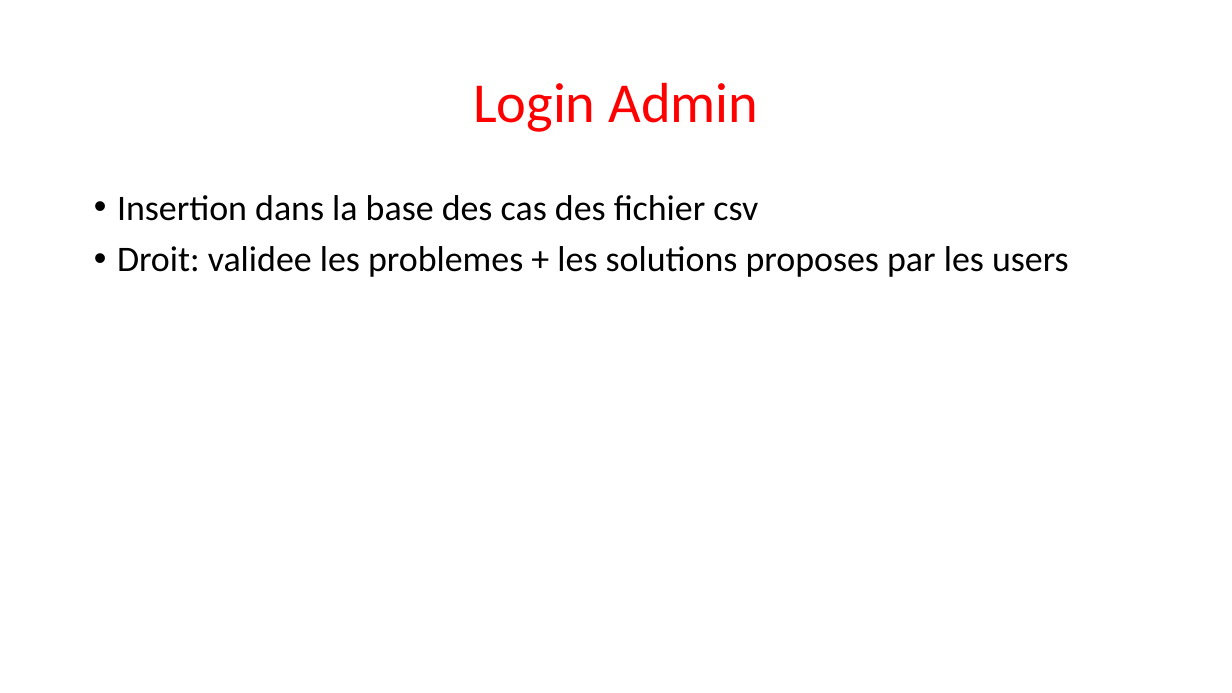
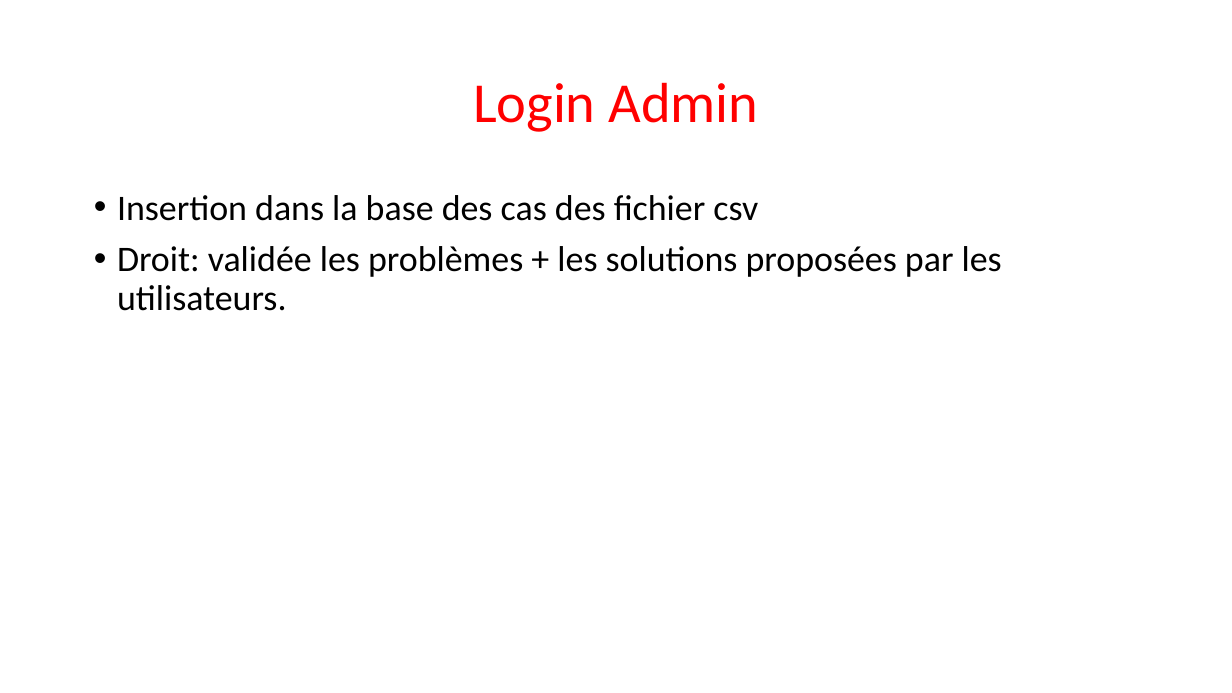
Before and after one commit to Sle3pingForest/StageL3, a slide deck: slide 11 of RapportNam/Nouveau Microsoft PowerPoint Presentation.pptx (slide 8 before the commit). Drawn at 1232x693 pixels with LibreOffice and Linux fonts; fonts in the diff are those of the drawing. Boxes give left, top, right and bottom in pixels: in the first picture for what was removed or moved away, otherwise in the second. Text is boxed around its words. In the diff, an @@ line names an element or a change of style, - is before the commit and + after.

```diff
--- a/RapportNam/Nouveau Microsoft PowerPoint Presentation.pptx
+++ b/RapportNam/Nouveau Microsoft PowerPoint Presentation.pptx
@@ text at box(117, 246, 1002, 311): text changed @@
-• Droit: validee les problemes + les solutions proposes par les users
+• Droit: validée les problèmes + les solutions proposées par les utilisateurs.
```
Also in this commit, not shown: 5 other slides changed, 7 slides added, 4 slides removed, 4 other files.
